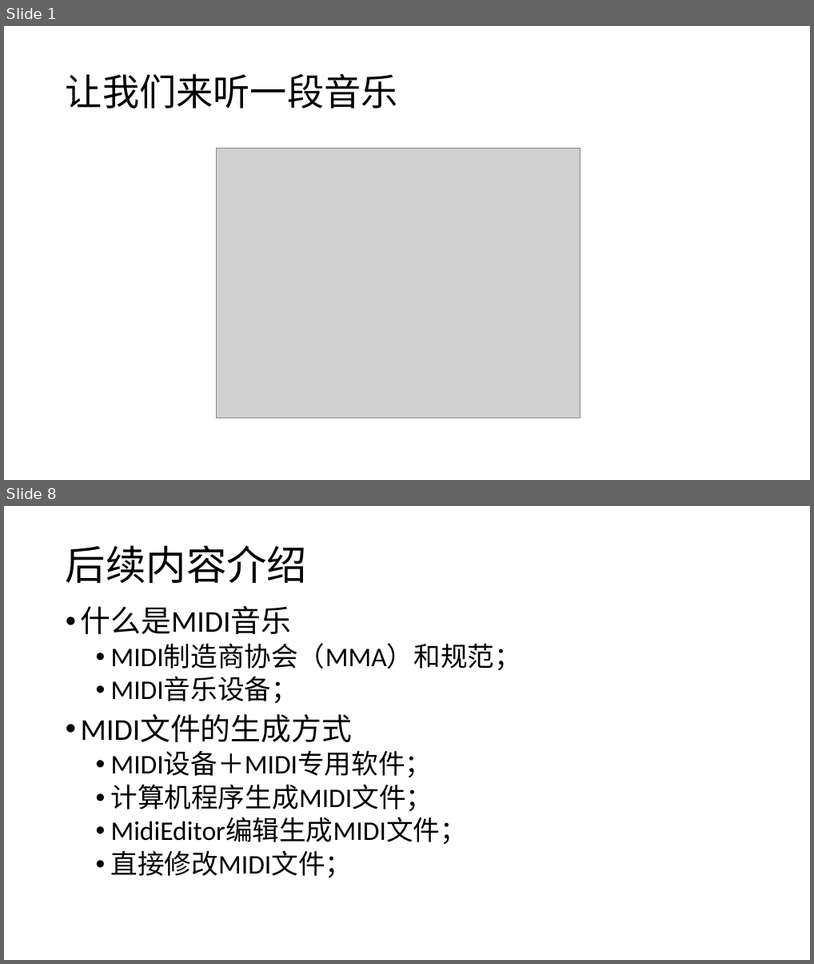
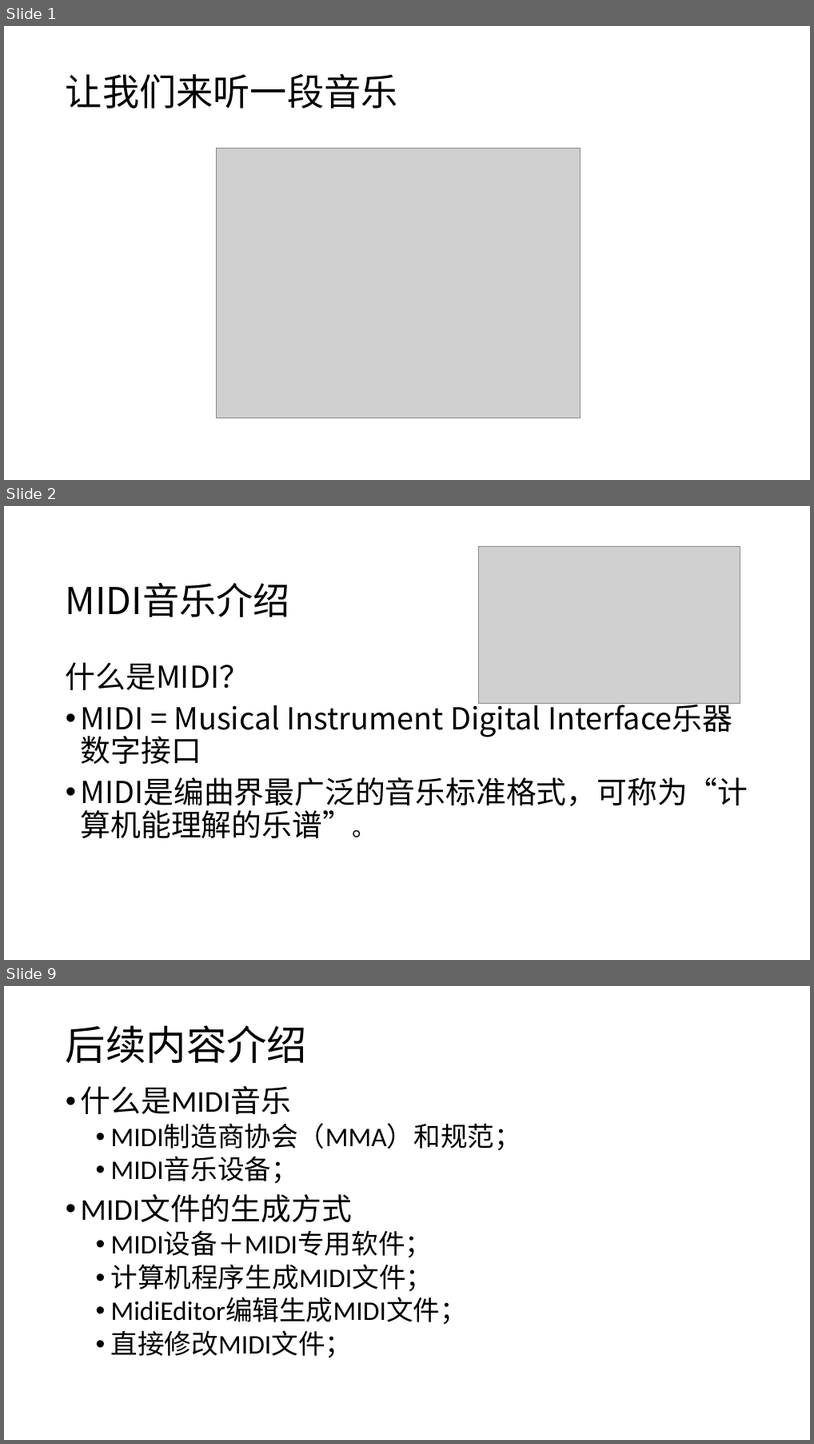
Before and after one commit to huntercao/shared_files, a slide deck: midi/docs/ppt/midi_introduction.pptx. Shown one above the other, each under a label of ours: slides 1 and 8 before the commit, slides 1, 2 and 9 after it; the slides between them are not shown. The pictures are 814x964 and 814x1444 pixels, drawn with LibreOffice and Linux fonts; fonts in the diff are those of the drawing; grey boxes stand for pictures; background and template pictures are left out. Boxes give left, top, right and bottom in pixels: in the first picture for what was removed or moved away, otherwise in the second. Text is boxed around its words. In the diff, an @@ line names an element or a change of style, - is before the commit and + after.

```diff
--- a/midi/docs/ppt/midi_introduction.pptx
+++ b/midi/docs/ppt/midi_introduction.pptx
@@ slide 2 added at [4, 506, 810, 960], background picture (left out) @@
@@ picture added at [479, 547, 741, 704] @@
@@ title added at [66, 583, 290, 617], 44 pt, text #000000 @@
+MIDI音乐介绍
@@ text added at [66, 662, 749, 838], 36 pt, text #000000 @@
+什么是MIDI？
+  • MIDI = Musical Instrument Digital Interface乐器数字接口
+  • MIDI是编曲界最广泛的音乐标准格式，可称为“计算机能理解的乐谱”。
@@ what was slide 8 is now slide 9 @@
```
Also in this commit, not shown: 4 slides changed, 2 other slides added, 2 slides removed, 7 other files.
